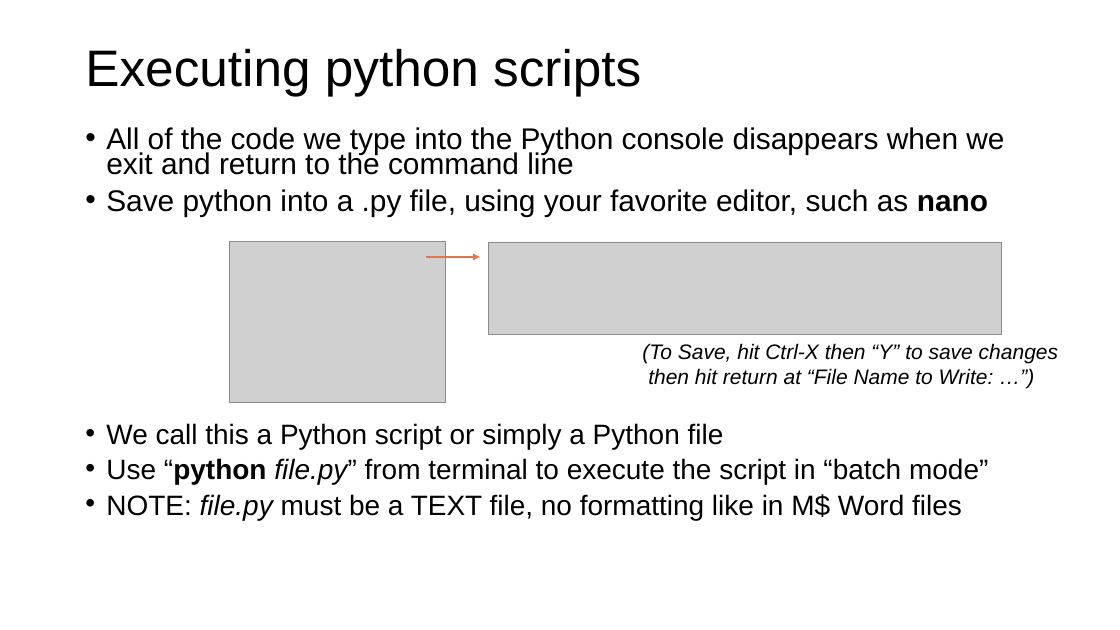
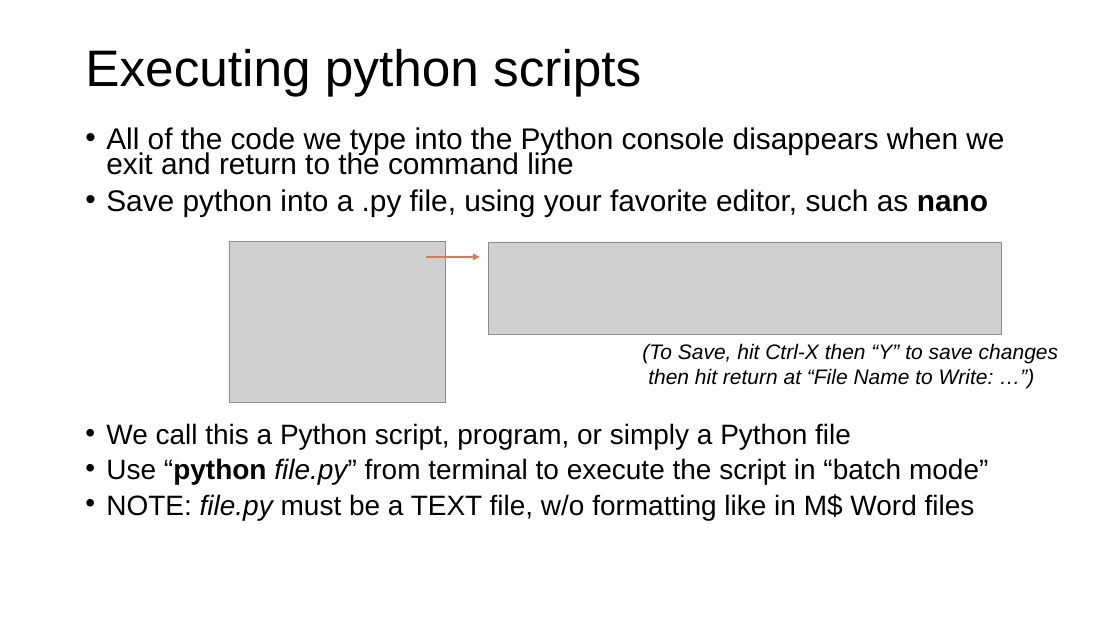
Before and after one commit to parrt/msds501, a slide deck: slide 20 of slides/terminal.pptx. Drawn at 1120x630 pixels with LibreOffice and Linux fonts; fonts in the diff are those of the drawing; grey boxes stand for pictures; background and template pictures are left out. Boxes give left, top, right and bottom in pixels: in the first picture for what was removed or moved away, otherwise in the second. Text is boxed around its words. In the diff, an @@ line names an element or a change of style, - is before the commit and + after.

```diff
--- a/slides/terminal.pptx
+++ b/slides/terminal.pptx
@@ text at bbox=[106, 423, 851, 449]: text changed @@
-• We call this a Python script or simply a Python file
+• We call this a Python script, program, or simply a Python file
@@ text at bbox=[106, 494, 975, 520]: text changed @@
-• NOTE: file.py must be a TEXT file, no formatting like in M$ Word files
+• NOTE: file.py must be a TEXT file, w/o formatting like in M$ Word files
```
Also in this commit, not shown: 9 other slides changed.
